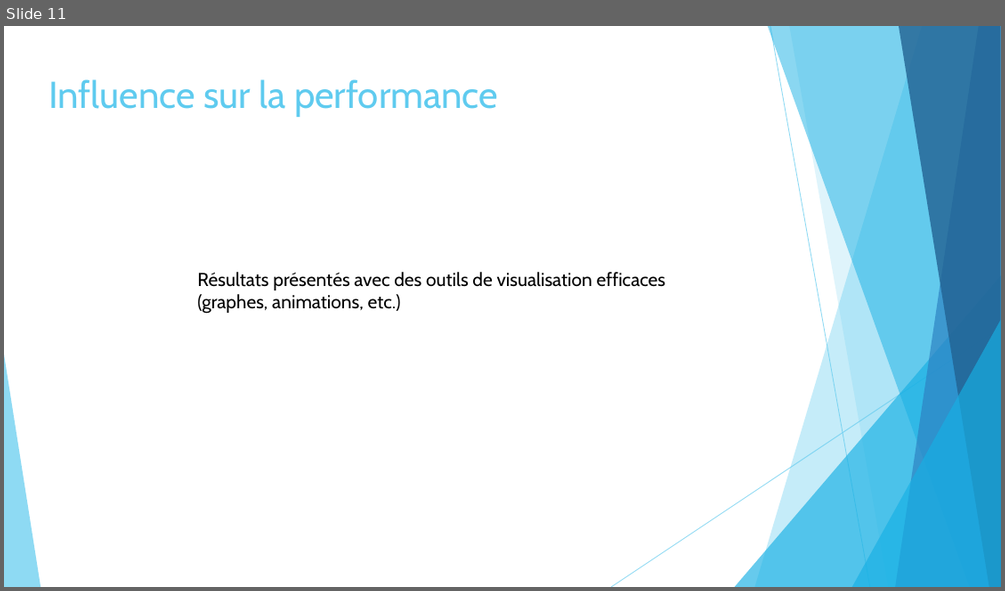
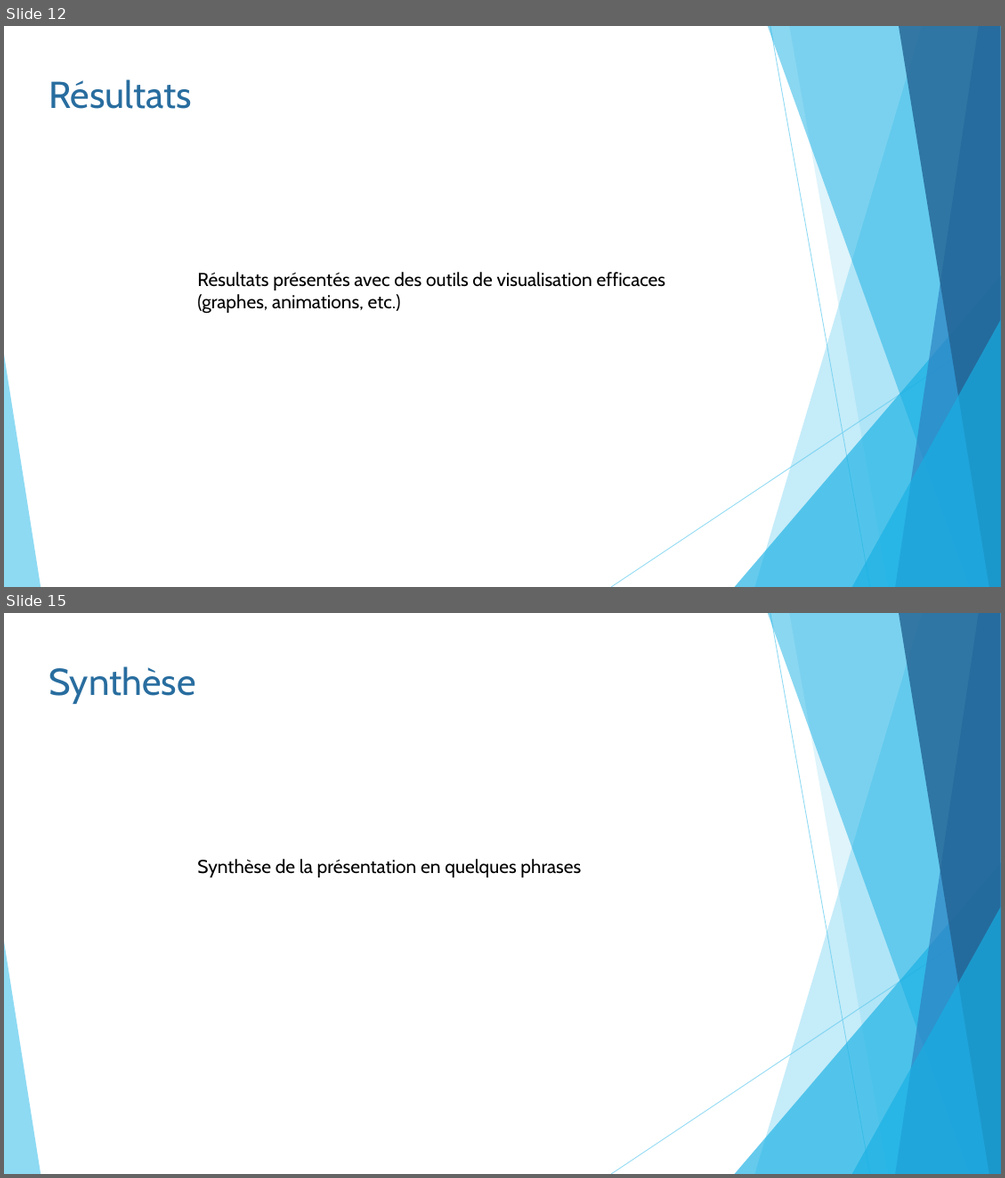
Before and after one commit to pierreluc-plt/ProjetSimulation, a slide deck: Oral/Présentation_Eq11.pptx. Shown one above the other, each under a label of ours: slide 11 before the commit, slides 12 and 15 after it; the slides between them are not shown. The pictures are 1005x591 and 1005x1178 pixels, drawn with LibreOffice and Linux fonts; fonts in the diff are those of the drawing. Boxes give left, top, right and bottom in pixels: in the first picture for what was removed or moved away, otherwise in the second. Text is boxed around its words. In the diff, an @@ line names an element or a change of style, - is before the commit and + after.

```diff
--- a/Oral/Présentation_Eq11.pptx
+++ b/Oral/Présentation_Eq11.pptx
@@ slide 15 added at [4,613,1001,1174], background #FFFFFF; not listed: 10 template elements that a slide beside it also shows @@
@@ text added at [48,666,195,704], 36 pt, text #286D9F @@
+Synthèse
@@ text added at [197,859,581,877], 18 pt, text #000000 @@
+Synthèse de la présentation en quelques phrases
@@ what was slide 11 is now slide 12 @@
@@ slide 12 changed as well @@
@@ text at [48,79,192,109]: text changed; text colour #5FCBEF to #286D9F @@
-Influence sur la performance
+Résultats
```
Also in this commit, not shown: 10 other slides changed, 5 other slides added.
